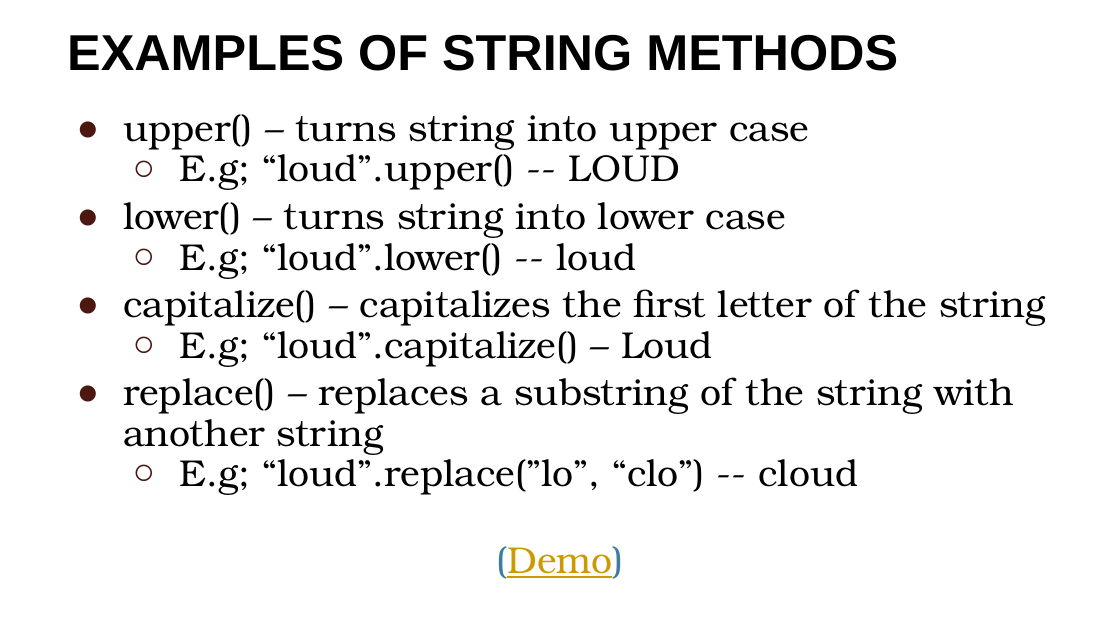
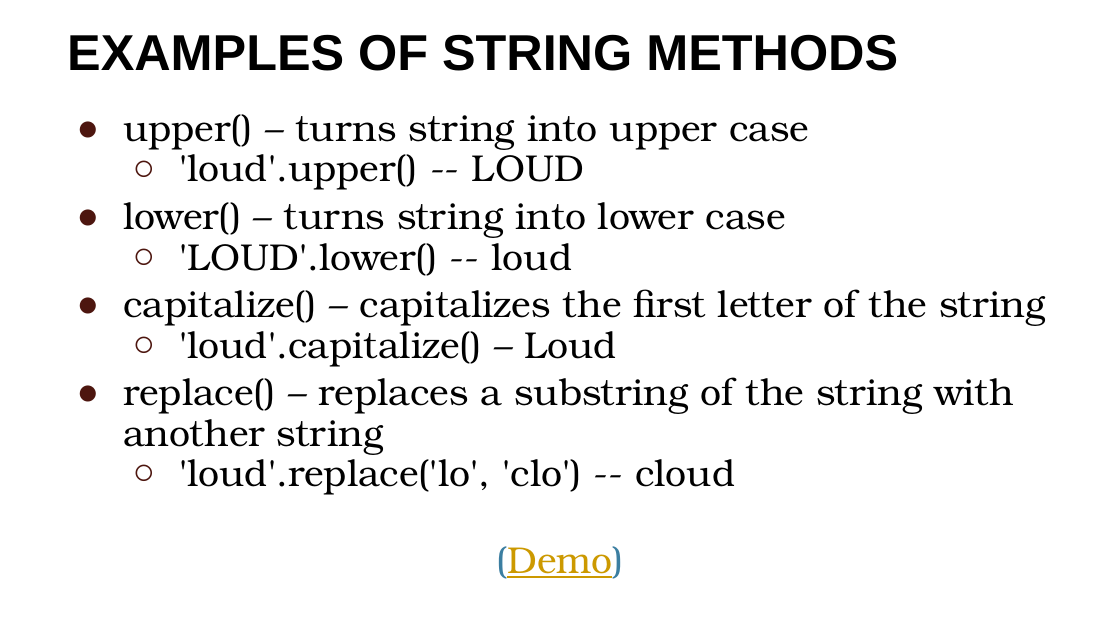
Before and after one commit to blprickett/current-Ling190D, a slide deck: slide 8 of module2/2-slides.pptx. Drawn at 1120x630 pixels with LibreOffice and Linux fonts; fonts in the diff are those of the drawing; background and template pictures are left out. Boxes give left, top, right and bottom in pixels: in the first picture for what was removed or moved away, otherwise in the second. Text is boxed around its words. In the diff, an @@ line names an element or a change of style, - is before the commit and + after.

```diff
--- a/module2/2-slides.pptx
+++ b/module2/2-slides.pptx
@@ text at [179, 147, 584, 190]: text changed @@
-  ○ E.g; “loud”.upper() -- LOUD
+  ○ 'loud'.upper() -- LOUD
@@ text at [179, 235, 573, 276]: text changed @@
-  ○ E.g; “loud”.lower() -- loud
+  ○ 'LOUD'.lower() -- loud
@@ text at [179, 323, 617, 367]: text changed @@
-  ○ E.g; “loud”.capitalize() – Loud
+  ○ 'loud'.capitalize() – Loud
@@ text at [179, 452, 735, 495]: text changed @@
-  ○ E.g; “loud”.replace(”lo”, “clo”) -- cloud
+  ○ 'loud'.replace('lo', 'clo') -- cloud
```
Also in this commit, not shown: 9 other slides changed.
